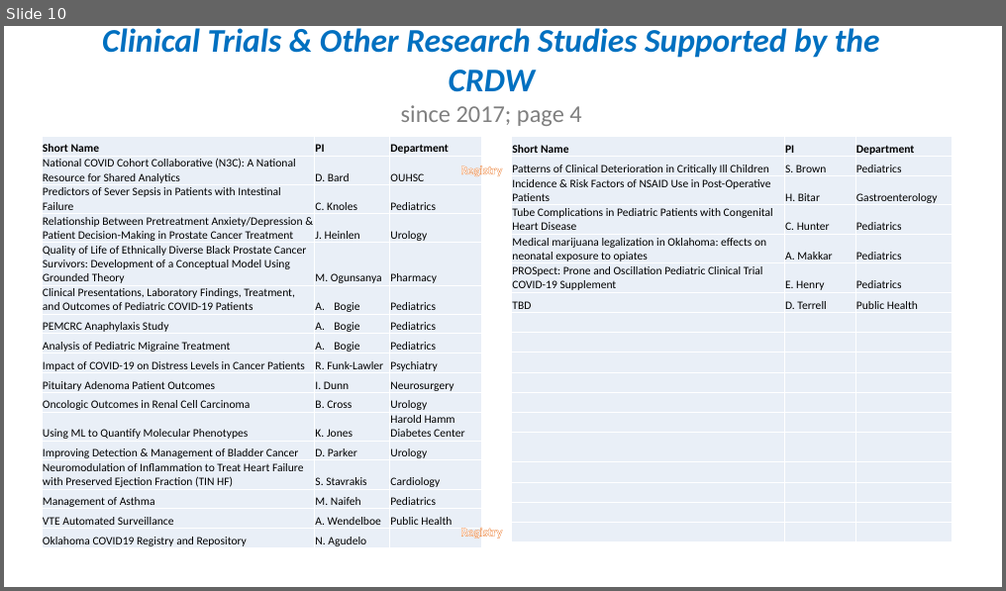
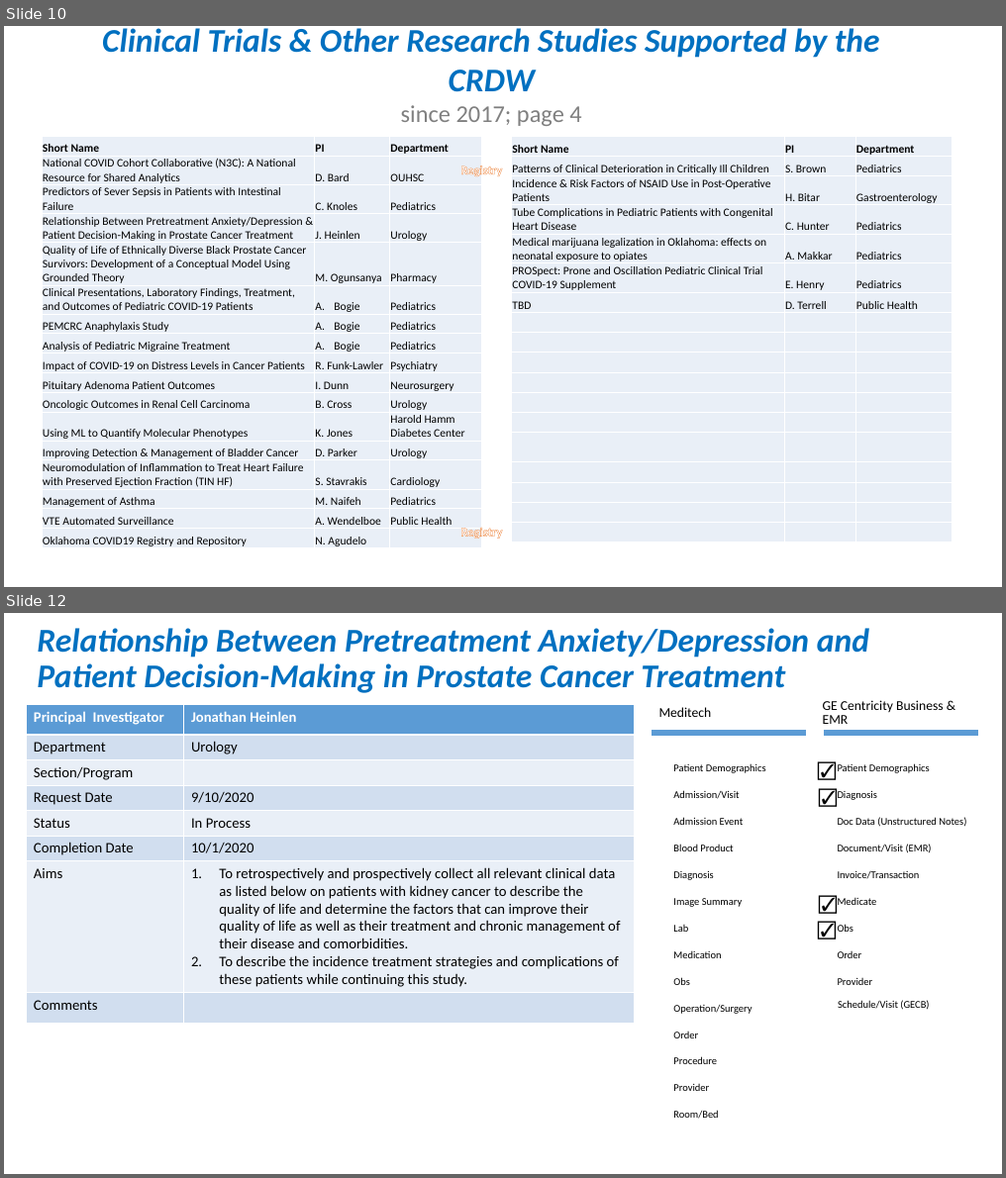
Before and after one commit to OuhscBbmc/prairie-outpost-public, a slide deck: publications/presentation-2021-02-aac/crdw-2021-02.pptx. Shown one above the other, each under a label of ours: slide 10 before the commit, slides 10 and 12 after it; the slides between them are not shown. The pictures are 1006x591 and 1006x1178 pixels, drawn with LibreOffice and Linux fonts; fonts in the diff are those of the drawing. Boxes give left, top, right and bottom in pixels: in the first picture for what was removed or moved away, otherwise in the second. Text is boxed around its words. In the diff, an @@ line names an element or a change of style, - is before the commit and + after.

```diff
--- a/publications/presentation-2021-02-aac/crdw-2021-02.pptx
+++ b/publications/presentation-2021-02-aac/crdw-2021-02.pptx
@@ slide 12 added at <box>4,613,1002,1174</box>, background #FFFFFF @@
@@ title added at <box>37,628,869,693</box>, 32 pt, text #0070C0, bold, italic @@
+Relationship Between Pretreatment Anxiety/Depression and Patient Decision-Making in Prostate Cancer Treatment
@@ table added at <box>27,704,634,1020</box>, 8 rows, 2 columns @@
+Principal Investigator | Jonathan Heinlen
+Department | Urology
+Section/Program | 
+Request Date | 9/10/2020
+Status | In Process
+Completion Date | 10/1/2020
+Aims | To retrospectively and prospectively collect all relevant clinical data as listed below on patients with kidney cancer to describe the quality of life and determine the factors that can improve their quality of life as well as their treatment and chronic management of their disease and comorbidities. / To describe the incidence treatment strategies and complications of these patients while continuing this study.
+Comments | 
@@ freeform shape added at <box>650,730,807,737</box>, fill #5B9BD5 @@
@@ freeform shape added at <box>823,729,979,736</box>, fill #5B9BD5 @@
@@ text added at <box>810,755,843,784</box>, 18 pt, text #000000 @@
+☑
@@ text added at <box>811,781,844,811</box>, 18 pt, text #000000 @@
+☑
@@ text added at <box>811,888,844,918</box>, 18 pt, text #000000 @@
+☑
@@ text added at <box>810,914,843,944</box>, 18 pt, text #000000 @@
+☑
@@ group added at <box>656,697,976,1129</box>: 25 frees, 22 rectangles @@
+Meditech
+Patient Demographics
+Admission/Visit
+Admission Event
+Blood Product
+Diagnosis
+Image Summary
+Lab
+Medication
+Obs
+Operation/Surgery
+Order
+Procedure
+Provider
+Room/Bed
+GE Centricity Business & EMR
+Patient Demographics
+Diagnosis
+Doc Data (Unstructured Notes)
+Document/Visit (EMR)
+Invoice/Transaction
+Medicate
+Obs
+Order
+Provider
@@ free added at <box>832,992,976,1019</box>, 10 pt, text #000000 @@
+Schedule/Visit (GECB)
@@ rectangle added at <box>822,999,833,1011</box>, fill #FFFFFF @@
```
Also in this commit, not shown: 8 slides changed, 13 other slides added.
